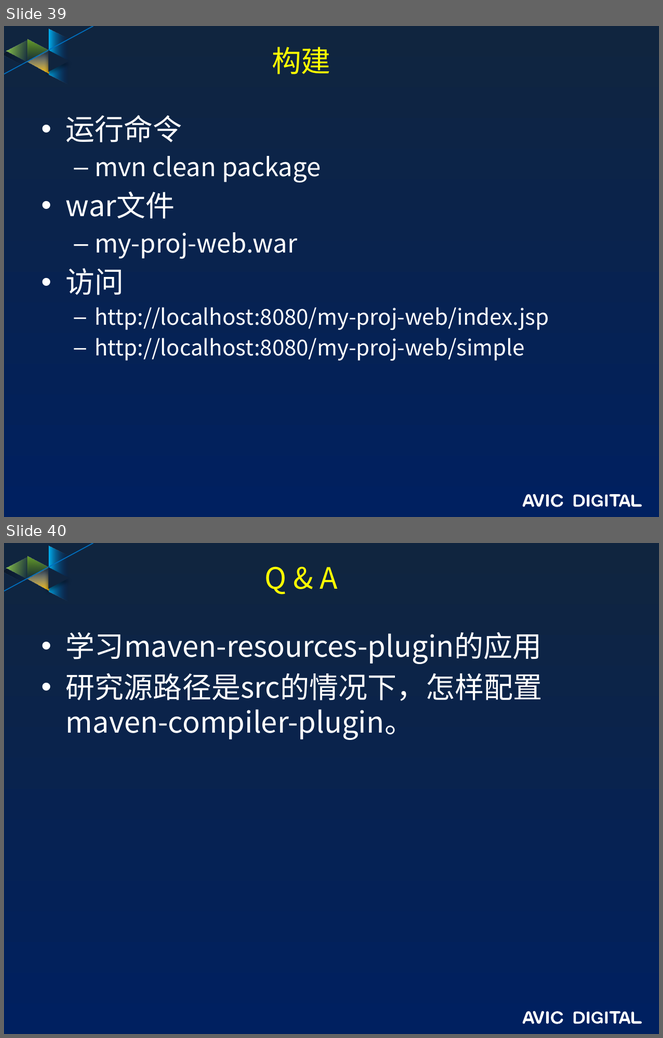
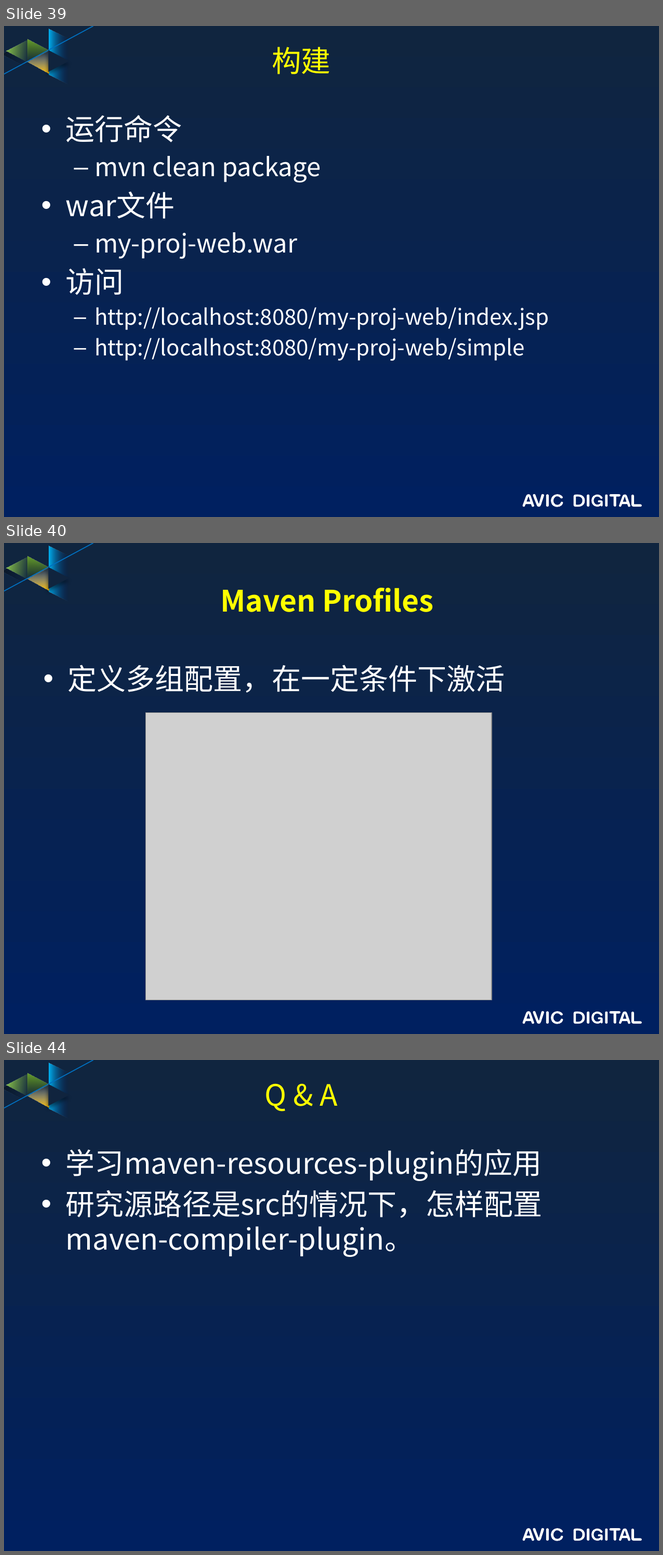
Before and after one commit to guofengzh/java-way, a slide deck: maven/docs/Maven培训文档.pptx. Shown one above the other, each under a label of ours: slides 39 and 40 before the commit, slides 39, 40 and 44 after it; the slides between them are not shown. The pictures are 663x1038 and 663x1555 pixels, drawn with LibreOffice and Linux fonts; fonts in the diff are those of the drawing; grey boxes stand for pictures; background and template pictures are left out. Boxes give left, top, right and bottom in pixels: in the first picture for what was removed or moved away, otherwise in the second. Text is boxed around its words. In the diff, an @@ line names an element or a change of style, - is before the commit and + after.

```diff
--- a/maven/docs/Maven培训文档.pptx
+++ b/maven/docs/Maven培训文档.pptx
@@ slide 40 added at box(4, 543, 659, 1034), background gradient #10253F to #002060; not listed: 17 template elements that a slide beside it also shows @@
@@ title added at box(220, 588, 434, 612), 32.4 pt, text #FFFF00, bold @@
+Maven Profiles
@@ text added at box(68, 665, 505, 693), 32 pt, text #FFFFFF @@
+• 定义多组配置，在一定条件下激活
@@ picture added at box(146, 713, 492, 1000) @@
@@ what was slide 40 is now slide 44 @@
```
Also in this commit, not shown: 1 slide changed, 3 other slides added.
